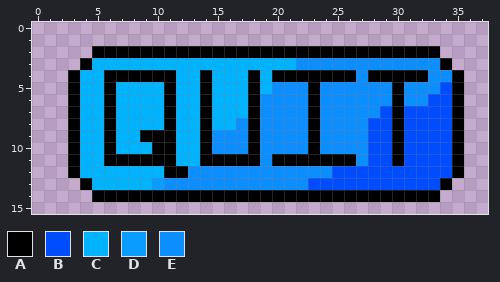
Edited in one commit: pixel-art sprite (app/src/main/res/drawable/quit_button.png). This is how it looked before the edit.
The file is 380x160 pixels, drawn in blocks of 10x10; one block is one cell here.
Palette (. is transparent): A #000000  B #004dff  C #00b3ff  D #0a9dff  E #0d8eff
Now the later version:
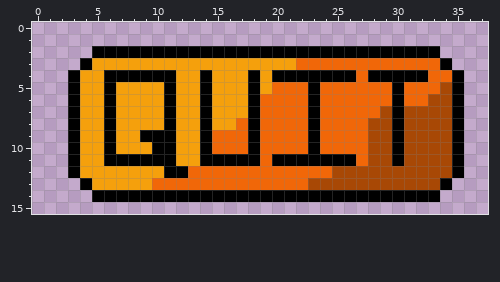
Edits made:
Colour B changes from #004dff to #a84805.
Colour C changes from #00b3ff to #f5a00c.
Colour E changes from #0d8eff to #f16708.
The edit turns colour D into colour E in row 13 at x 10.
Pixel boxes of the changes (left, top, right, bottom) in both pictures:
changed: (80, 58, 452, 190)
